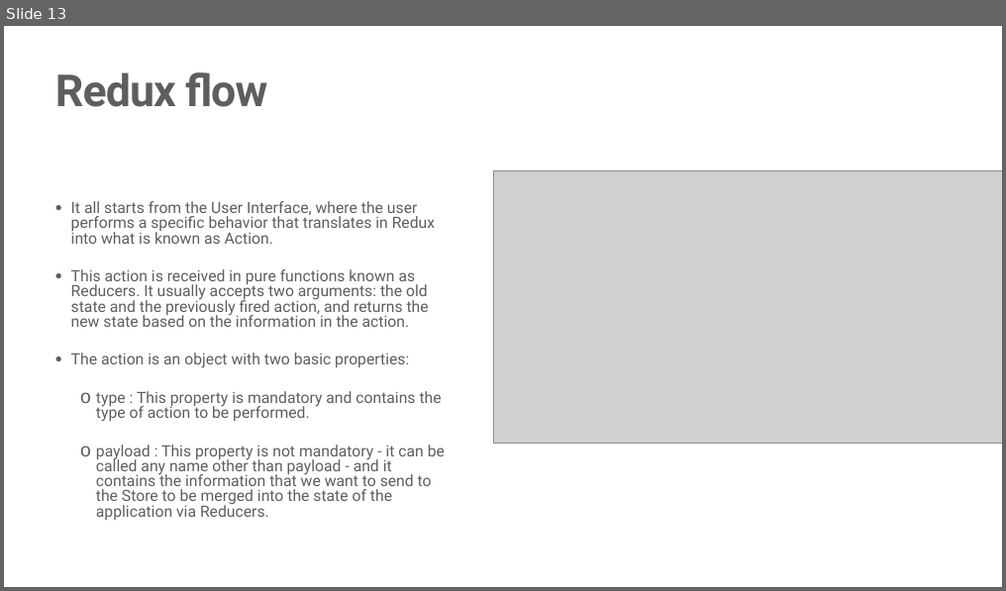
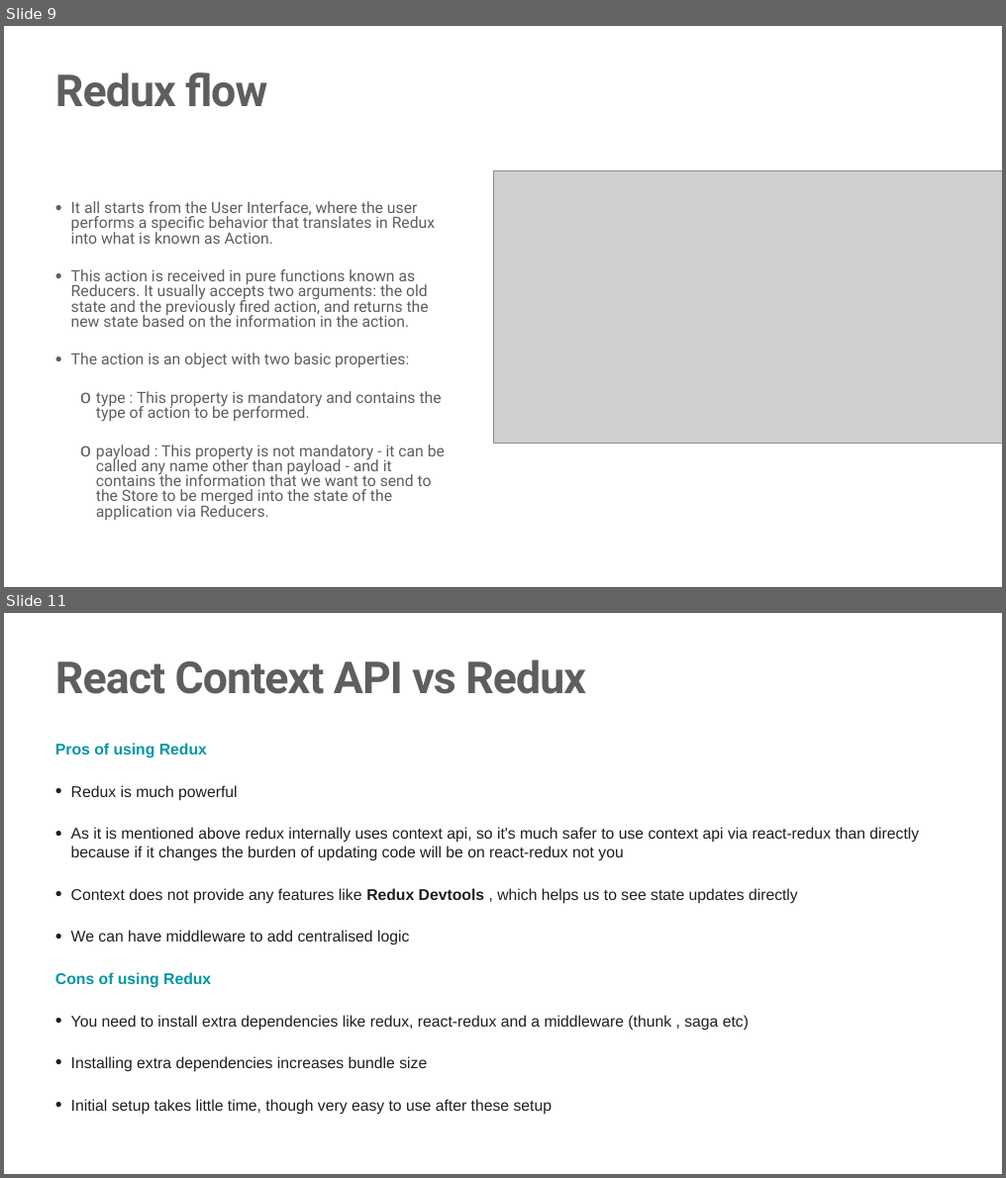
Before and after one commit to JS-RUH-1/React-Lessons, a slide deck: Redux.pptx. Shown one above the other, each under a label of ours: slide 13 before the commit, slides 9 and 11 after it; the slides between them are not shown. The pictures are 1006x591 and 1006x1178 pixels, drawn with LibreOffice and Linux fonts; fonts in the diff are those of the drawing; grey boxes stand for pictures; background and template pictures are left out. Boxes give left, top, right and bottom in pixels: in the first picture for what was removed or moved away, otherwise in the second. Text is boxed around its words. In the diff, an @@ line names an element or a change of style, - is before the commit and + after.

```diff
--- a/Redux.pptx
+++ b/Redux.pptx
@@ slide 11 added at (x1=4, y1=613, x2=1002, y2=1174), background #FFFFFF @@
@@ title added at (x1=55, y1=660, x2=586, y2=694), 85 pt, text #5E5E5E, bold @@
+React Context API vs Redux
@@ text added at (x1=55, y1=743, x2=919, y2=1115), 30 pt, text #1F1E1E @@
+Pros of using Redux
+• Redux is much powerful
+• As it is mentioned above redux internally uses context api, so it's much safer to use context api via react-redux than directly because if it changes the burden of updating code will be on react-redux not you
+• Context does not provide any features like Redux Devtools , which helps us to see state updates directly
+• We can have middleware to add centralised logic
+Cons of using Redux
+• You need to install extra dependencies like redux, react-redux and a middleware (thunk , saga etc)
+• Installing extra dependencies increases bundle size
+• Initial setup takes little time, though very easy to use after these setup
@@ what was slide 13 is now slide 9 @@
```
Also in this commit, not shown: 1 slide changed, 2 other slides added, 4 slides removed, 3 other files.
